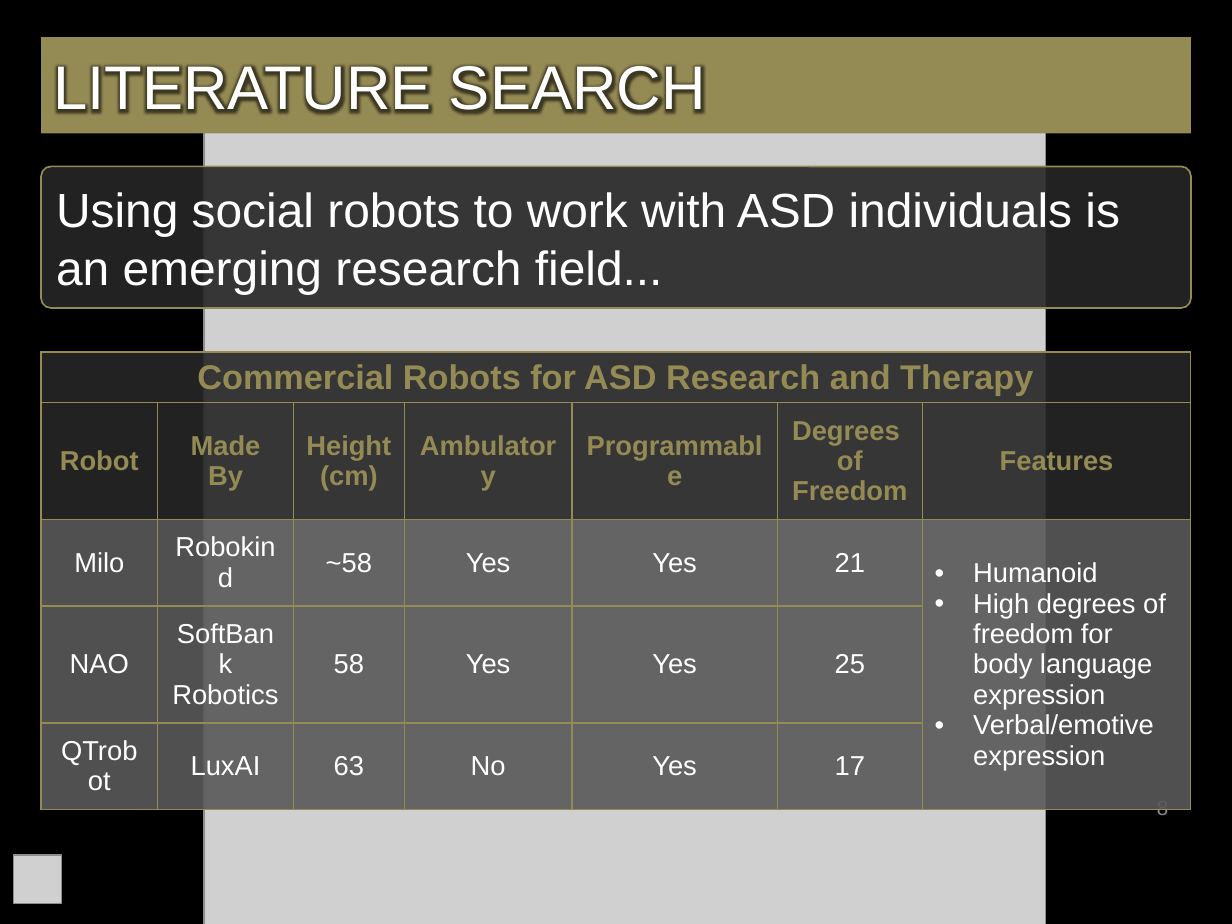
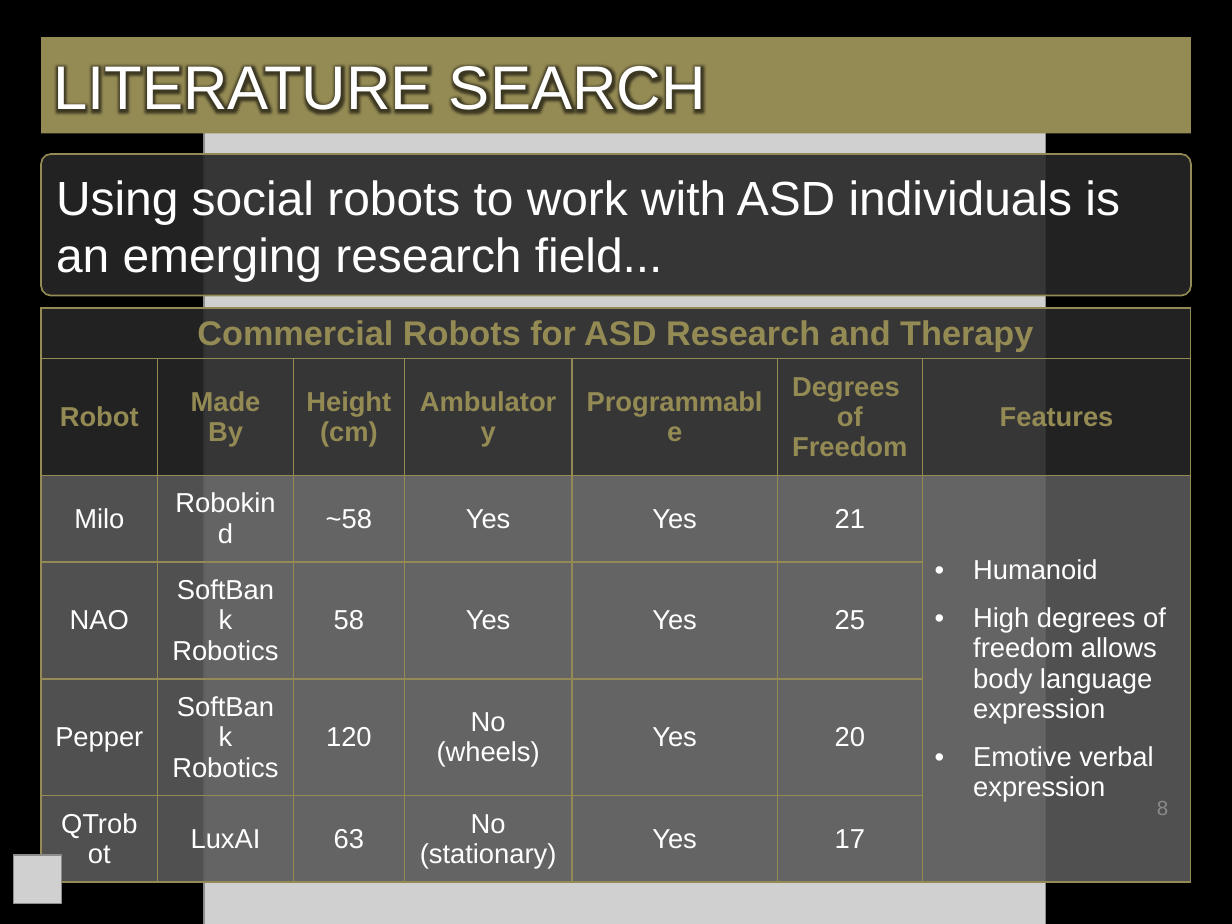
Before and after one commit to bg719/UCCS-Social-Robotics, a slide deck: slide 8 of docs/FinalSeminarPresentation.pptx. Drawn at 1232x924 pixels with LibreOffice and Linux fonts; fonts in the diff are those of the drawing; grey boxes stand for pictures; background and template pictures are left out. Boxes give left, top, right and bottom in pixels: in the first picture for what was removed or moved away, otherwise in the second. Text is boxed around its words. In the diff, an @@ line names an element or a change of style, - is before the commit and + after.

```diff
--- a/docs/FinalSeminarPresentation.pptx
+++ b/docs/FinalSeminarPresentation.pptx
@@ rounded rectangle "Using social robots to work ...": place and size @@
-rounded rectangle "Using social robots to work ..." at <box>41,166,1190,308</box>
+rounded rectangle "Using social robots to work ..." at <box>41,154,1190,296</box>
@@ table at <box>41,308,1191,873</box> @@
-row 3, column 7: Humanoid / High degrees of freedom for body language expression / Verbal/emotive expression
+row 3, column 7: Humanoid / High degrees of freedom allows body language expression / Emotive verbal expression
-row 5: QTrobot | LuxAI | 63 | No | Yes | 17 | 
+row 5: Pepper | SoftBank Robotics | 120 | No / (wheels) | Yes | 20 | 
+row 6: QTrobot | LuxAI | 63 | No (stationary) | Yes | 17 | 
@@ table: place and size @@
-table at <box>41,352,1191,779</box>
+table at <box>41,308,1191,873</box>
```
Also in this commit, not shown: 9 other slides changed, 1 slide added.
